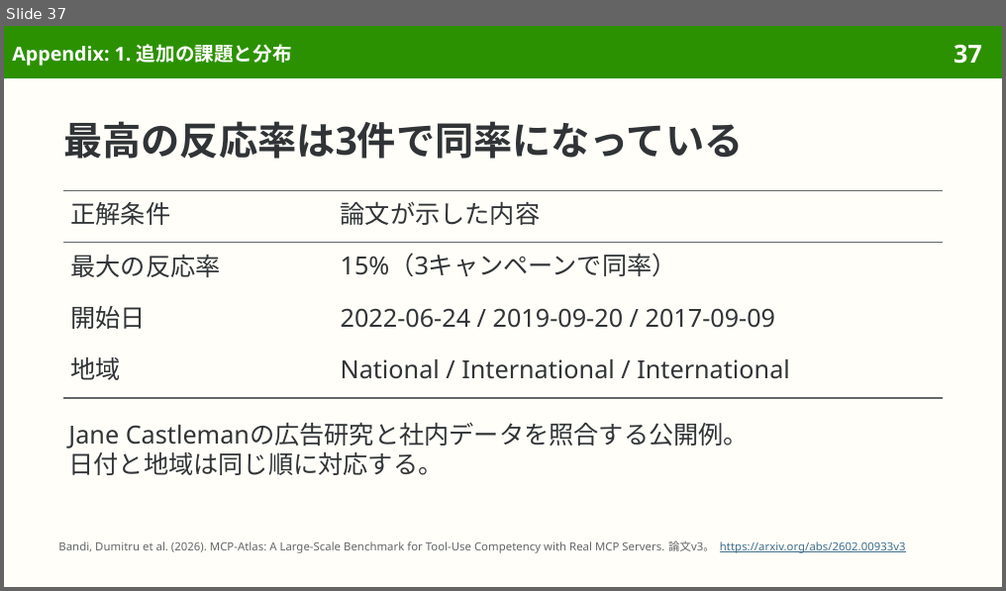
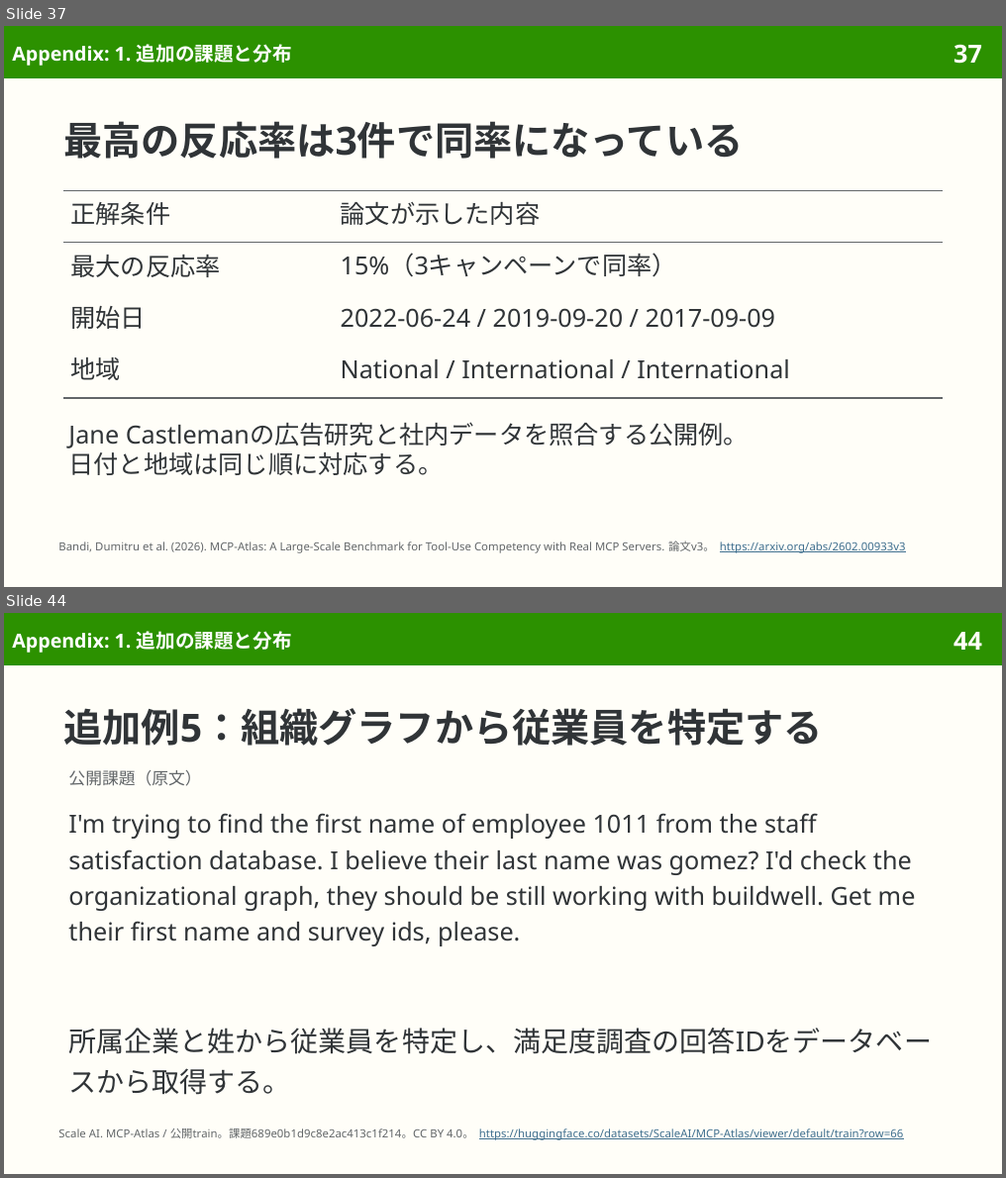
Before and after one commit to sasakiy84/datasets-in-10-minutes, a slide deck: slides/datasets-in-10-minutes-mcp-atlas.pptx. Shown one above the other, each under a label of ours: slide 37 before the commit, slides 37 and 44 after it; the slides between them are not shown. The pictures are 1006x591 and 1006x1178 pixels, drawn with LibreOffice and Linux fonts; fonts in the diff are those of the drawing. Boxes give left, top, right and bottom in pixels: in the first picture for what was removed or moved away, otherwise in the second. Text is boxed around its words. In the diff, an @@ line names an element or a change of style, - is before the commit and + after.

Commit message:
Expand MCP Atlas appendix to ten genuine additional examples

```diff
--- a/slides/datasets-in-10-minutes-mcp-atlas.pptx
+++ b/slides/datasets-in-10-minutes-mcp-atlas.pptx
@@ slide 44 added at bbox=[4, 613, 1002, 1174], background #FFFEF8; not listed: 2 template elements that a slide beside it also shows @@
@@ title added at bbox=[12, 631, 292, 653], 14 pt, text #FFFFFF, bold @@
+Appendix: 1. 追加の課題と分布
@@ title added at bbox=[63, 708, 822, 746], 28 pt, text #303437, bold @@
+追加例5：組織グラフから従業員を特定する
@@ text added at bbox=[68, 770, 201, 786], 12 pt, text #626669 @@
+公開課題（原文）
@@ text added at bbox=[68, 813, 916, 947], 18 pt, text #303437 @@
+I'm trying to find the first name of employee 1011 from the staff satisfaction database. I believe their last name was gomez? I'd check the organizational graph, they should be still working with buildwell. Get me their first name and survey ids, please.
@@ text added at bbox=[68, 1028, 932, 1095], 20 pt, text #303437 @@
+所属企業と姓から従業員を特定し、満足度調査の回答IDをデータベースから取得する。
@@ text added at bbox=[58, 1129, 904, 1141], 8.1 pt, text #3F6F8F, underline @@
+Scale AI. MCP-Atlas / 公開train。課題689e0b1d9c8e2ac413c1f214。CC BY 4.0。 https://huggingface.co/datasets/ScaleAI/MCP-Atlas/viewer/default/train?row=66
```
Also in this commit, not shown: 1 slide changed, 17 other slides added, 4 other files.
